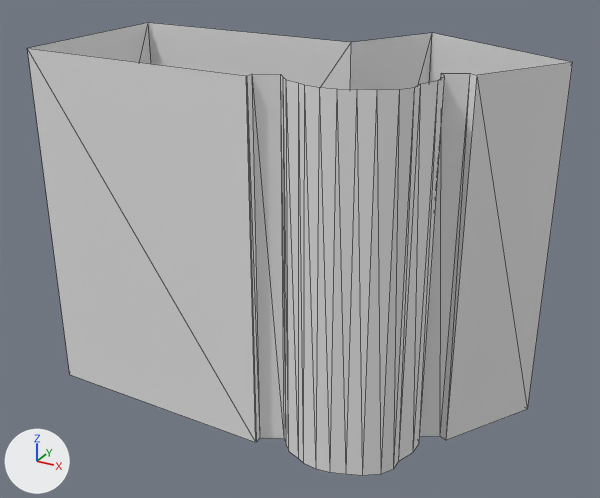
Renders of the OBJ model osmunity/osm-unity/Assets/Way_13.obj from each side of a commit.
The view is the same before and after, from a camera (50 mm lens) standing at (43.3, -89.3, 71.1) and looking at (-10.4, 8.3, 22.3). Arrows for +X, +Y and +Z are at lower left; the lights stay in place. Mesh edges are drawn as thin lines. Where no turn or scale is listed for an object, it has been applied to the vertices. Vertices at the same position are counted once.

Names of what the first picture shows: 'Way_13'.
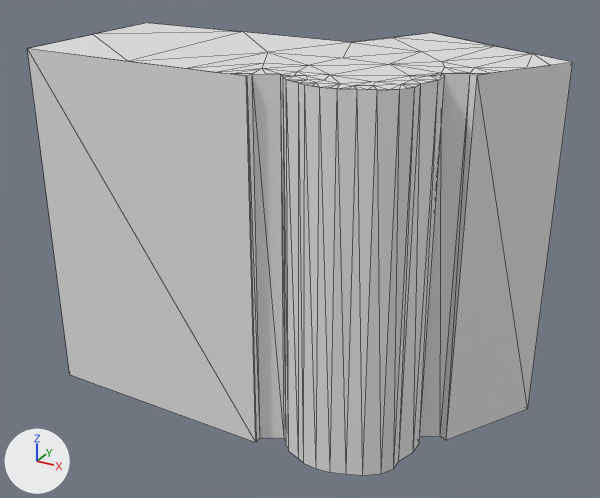
The change, as a diff of the scene's bpy script:
```diff
--- a/osmunity/osm-unity/Assets/Way_13.obj.py
+++ b/osmunity/osm-unity/Assets/Way_13.obj.py
@@ me_way_13 @@
 # used by ob_way_13; location = (0.0, 0.0, 0.0)
-me_way_13.from_pydata(...)  # 50 vertices, 50 faces; spans x -43.0..23.0, y -9.8..30.0, z 0.0..51.0
+me_way_13.from_pydata(...)  # 102 vertices, 149 faces; spans x -43.0..23.0, y -9.8..30.0, z 0.0..51.0
+# me_way_13 part 1
+# 52 vertices are added at x -43.0..21.0, y -9.6..23.8, z 51.0
+# 99 new faces join them
```

Pixel boxes (x1, y1, x2, y2) of what changed, in the pictures (600 x 498 px):
part 1 of me_way_13, added
    after: (29, 23, 570, 90)
